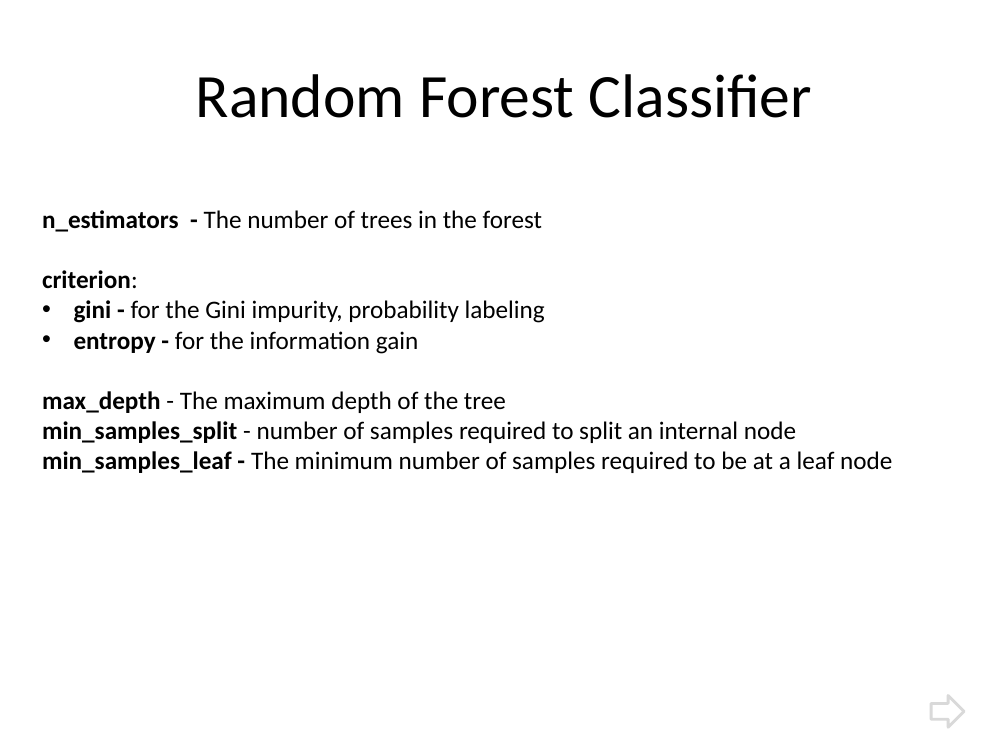
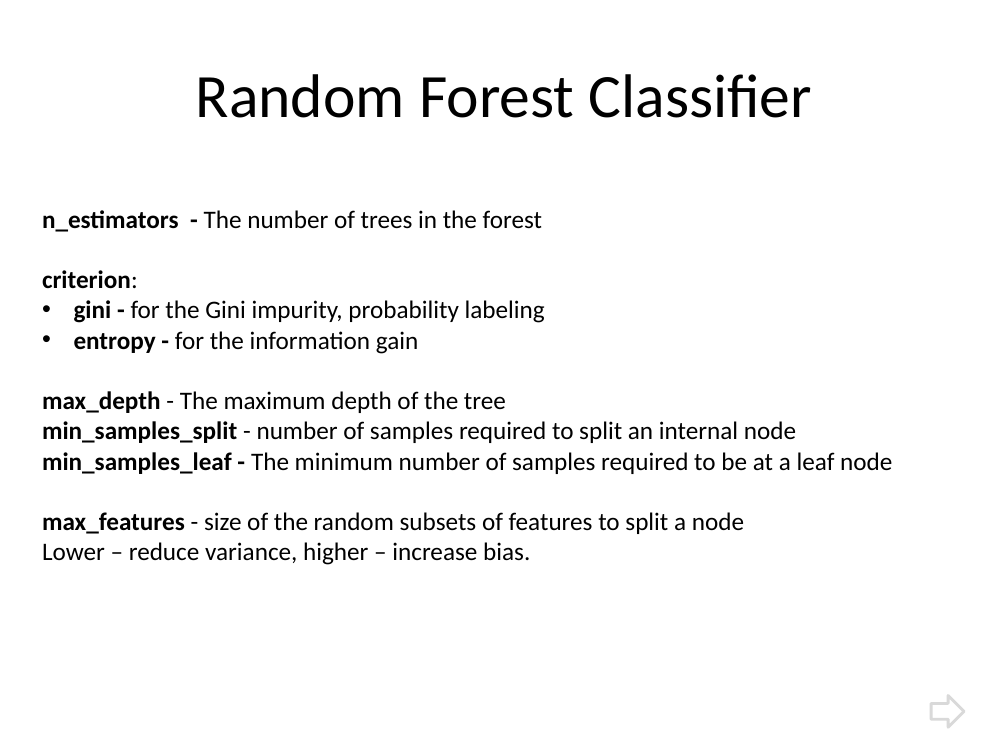
Before and after one commit to vaetern/match-sets, a slide deck: slide 19 of asafonov, hands-on ml.pptx (slide 18 before the commit). Drawn at 1008x756 pixels with LibreOffice and Linux fonts; fonts in the diff are those of the drawing. Boxes give left, top, right and bottom in pixels: in the first picture for what was removed or moved away, otherwise in the second. Text is boxed around its words. In the diff, an @@ line names an element or a change of style, - is before the commit and + after.

```diff
--- a/asafonov, hands-on ml.pptx
+++ b/asafonov, hands-on ml.pptx
@@ text at <box>42,512,744,565</box>: paragraphs added @@
+max_features - size of the random subsets of features to split a node
+Lower – reduce variance, higher – increase bias.
```
Also in this commit, not shown: 1 other slide changed, 2 slides added.
